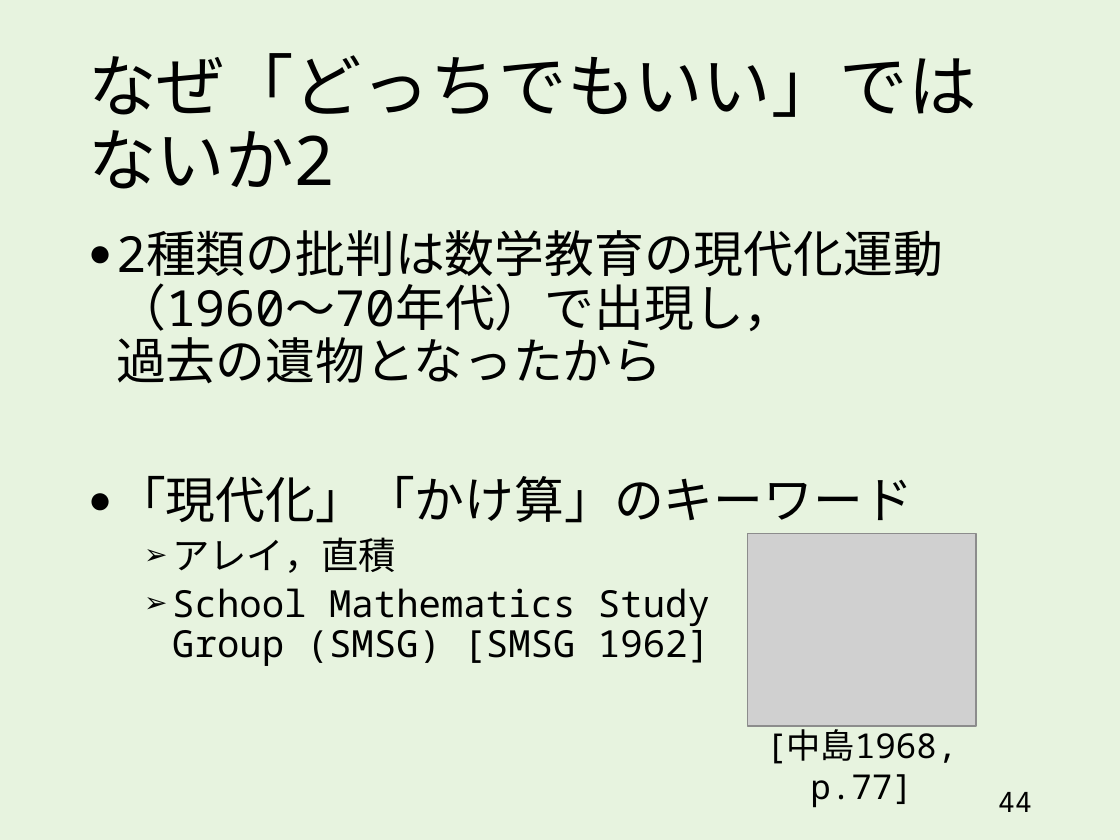
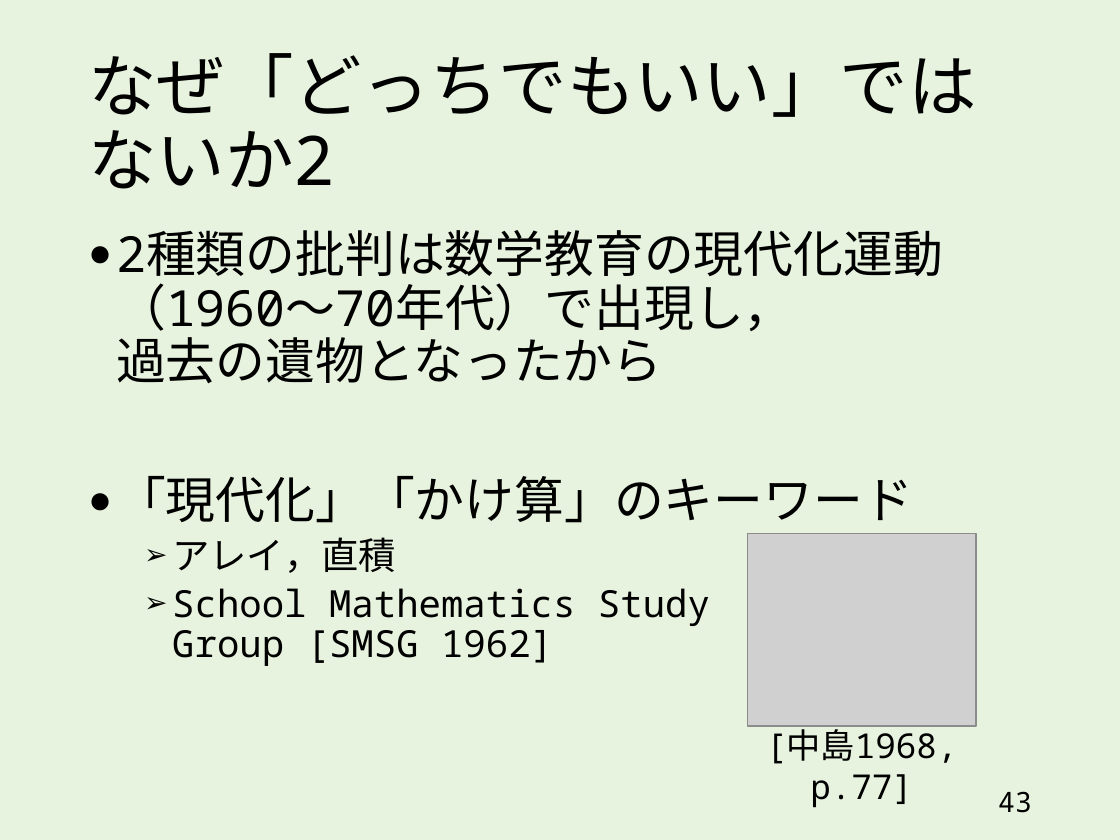
Before and after one commit to takehiko/dealout, a slide deck: slide 43 of slides/2x3_3x2_v4.pptx (slide 44 before the commit). Drawn at 1120x840 pixels with LibreOffice and Linux fonts; fonts in the diff are those of the drawing; grey boxes stand for pictures. Boxes give left, top, right and bottom in pixels: in the first picture for what was removed or moved away, otherwise in the second. Text is boxed around its words. In the diff, an @@ line names an element or a change of style, - is before the commit and + after.

```diff
--- a/slides/2x3_3x2_v4.pptx
+++ b/slides/2x3_3x2_v4.pptx
@@ text at bbox=[172, 588, 710, 666]: text changed @@
-  ➢ School Mathematics Study
-    Group (SMSG) [SMSG 1962]
+  ➢ School Mathematics Study
+    Group [SMSG 1962]
@@ page number at bbox=[998, 791, 1032, 813]: text changed @@
-44
+43
```
Also in this commit, not shown: 17 other slides changed, 1 slide added, 3 slides removed, 1 other file.
